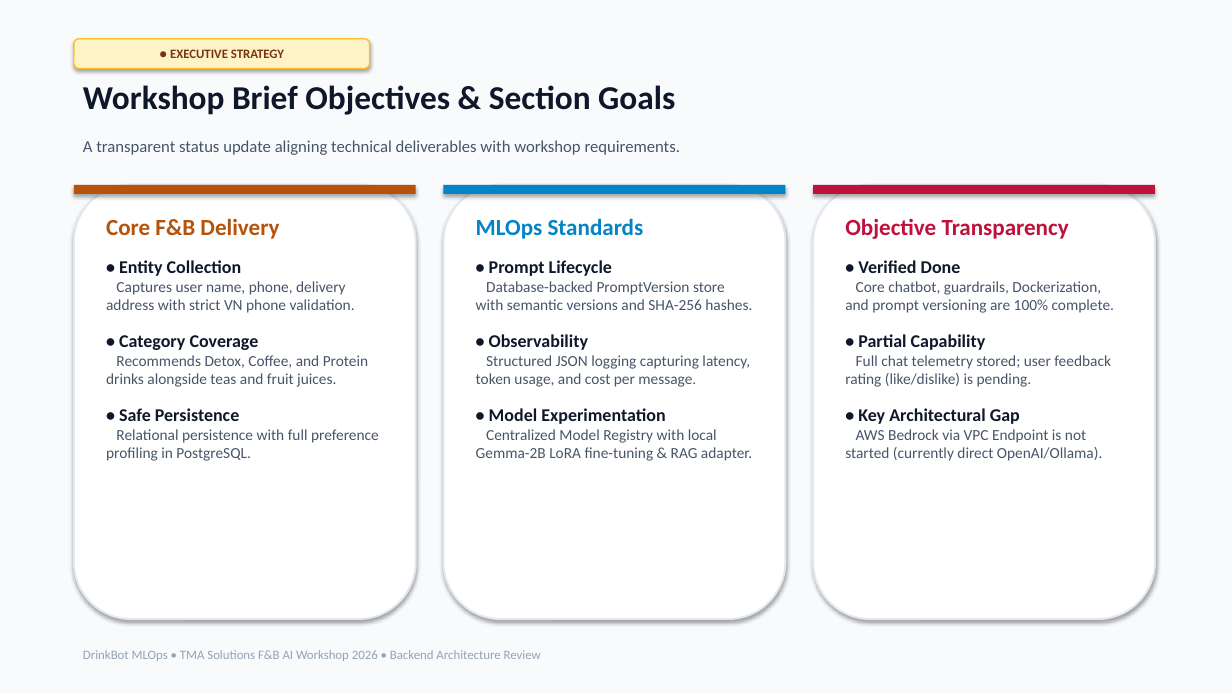
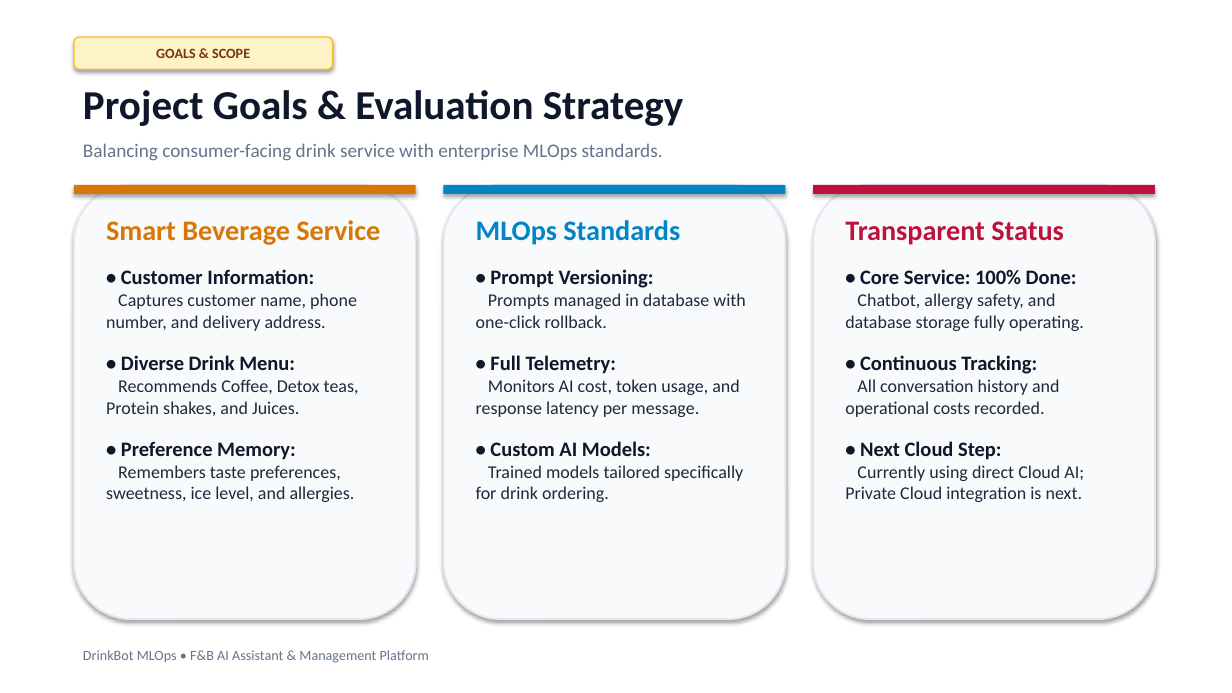
Before and after one commit to meowcosmetic/mlops_coffee, a slide deck: slide 2 of DrinkBot_MLOps_Presentation_EN.pptx. Drawn at 1232x693 pixels with LibreOffice and Linux fonts; fonts in the diff are those of the drawing. Boxes give left, top, right and bottom in pixels: in the first picture for what was removed or moved away, otherwise in the second. Text is boxed around its words. In the diff, an @@ line names an element or a change of style, - is before the commit and + after.

Commit message:
docs(slides): revamp English PPTX with extra-large typography and clean high-level architecture

```diff
--- a/DrinkBot_MLOps_Presentation_EN.pptx
+++ b/DrinkBot_MLOps_Presentation_EN.pptx
@@ rectangle at box(0, 0, 1232, 693): fill #F8FAFC to #FFFFFF @@
@@ rounded rectangle "GOALS & SCOPE": place and size @@
-rounded rectangle "GOALS & SCOPE" at box(74, 39, 370, 68)
+rounded rectangle "GOALS & SCOPE" at box(74, 37, 333, 69)
@@ text in rounded rectangle at box(156, 48, 250, 58): text changed; size 10 to 11 pt @@
-● EXECUTIVE STRATEGY
+GOALS & SCOPE
@@ text at box(83, 90, 684, 126): text changed; size 26 to 32 pt @@
-Workshop Brief Objectives & Section Goals
+Project Goals & Evaluation Strategy
@@ text at box(83, 143, 663, 161): text changed; size 13 to 15 pt; text colour #475569 to #64748B @@
-A transparent status update aligning technical deliverables with workshop requirements.
+Balancing consumer-facing drink service with enterprise MLOps standards.
@@ rectangle at box(74, 185, 416, 194): fill #B45309 to #D97706 @@
@@ fill #FFFFFF to #F8FAFC in 3 elements at box(74, 185, 416, 619), box(444, 185, 786, 619), box(813, 185, 1155, 619) @@
@@ text at box(106, 220, 380, 502): text changed; size 12 to 14 pt; text colour #475569 to #1E293B @@
-Core F&B Delivery
-• Entity Collection
-Captures user name, phone, delivery address with strict VN phone validation.
-• Category Coverage
-Recommends Detox, Coffee, and Protein drinks alongside teas and fruit juices.
-• Safe Persistence
-Relational persistence with full preference profiling in PostgreSQL.
+Smart Beverage Service
+• Customer Information:
+Captures customer name, phone number, and delivery address.
+• Diverse Drink Menu:
+Recommends Coffee, Detox teas, Protein shakes, and Juices.
+• Preference Memory:
+Remembers taste preferences, sweetness, ice level, and allergies.
@@ text at box(476, 220, 680, 245): size 18 to 22 pt in "MLOps Standards" @@
@@ text at box(845, 221, 1084, 502): text changed; size 12 to 14 pt; text colour #475569 to #1E293B @@
-Objective Transparency
-• Verified Done
-Core chatbot, guardrails, Dockerization, and prompt versioning are 100% complete.
-• Partial Capability
-Full chat telemetry stored; user feedback rating (like/dislike) is pending.
-• Key Architectural Gap
-AWS Bedrock via VPC Endpoint is not started (currently direct OpenAI/Ollama).
+Transparent Status
+• Core Service: 100% Done:
+Chatbot, allergy safety, and database storage fully operating.
+• Continuous Tracking:
+All conversation history and operational costs recorded.
+• Next Cloud Step:
+Currently using direct Cloud AI; Private Cloud integration is next.
@@ text at box(476, 269, 745, 502): text changed; size 12 to 14 pt; text colour #475569 to #1E293B @@
-• Prompt Lifecycle
-Database-backed PromptVersion store with semantic versions and SHA-256 hashes.
-• Observability
-Structured JSON logging capturing latency, token usage, and cost per message.
-• Model Experimentation
-Centralized Model Registry with local Gemma-2B LoRA fine-tuning & RAG adapter.
+• Prompt Versioning:
+Prompts managed in database with one-click rollback.
+• Full Telemetry:
+Monitors AI cost, token usage, and response latency per message.
+• Custom AI Models:
+Trained models tailored specifically for drink ordering.
@@ text at box(83, 650, 429, 663): text changed; size 10 to 11 pt; text colour #94A3B8 to #64748B @@
-DrinkBot MLOps • TMA Solutions F&B AI Workshop 2026 • Backend Architecture Review
+DrinkBot MLOps • F&B AI Assistant & Management Platform
```
Also in this commit, not shown: 6 other slides changed, 3 slides added, 3 slides removed, 2 other files.
